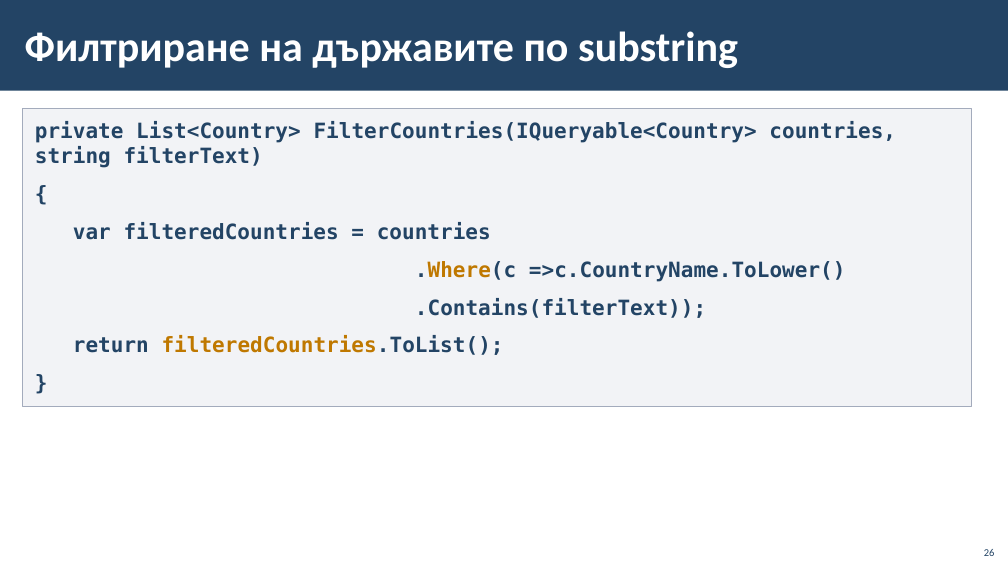
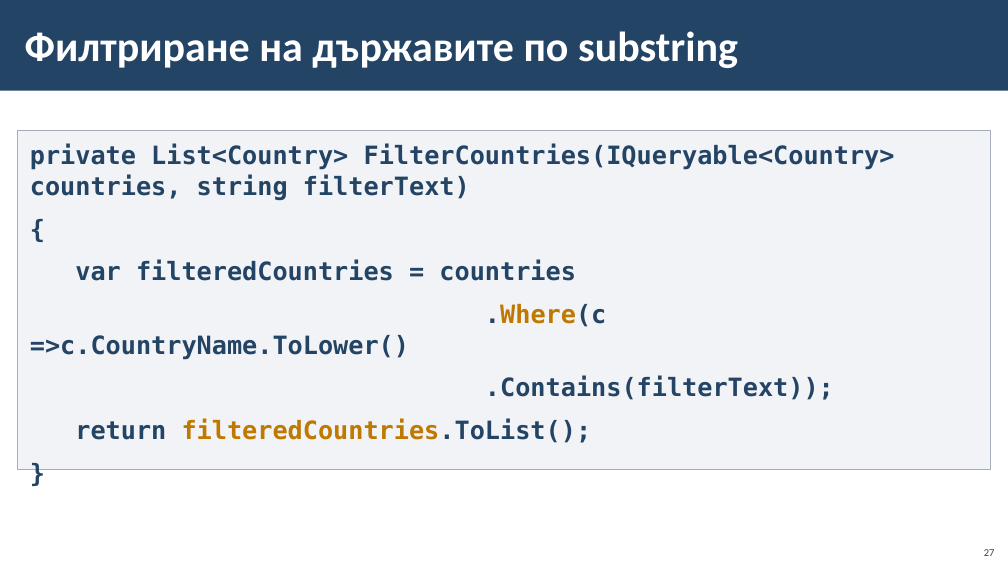
Before and after one commit to BG-IT-Edu/School-Programming, a slide deck: slide 27 of Courses/Software-Sciences/Module-4-Information-Systems-New/08-Navigation-between-Tables/08-Navigation-between-Tables.pptx (slide 26 before the commit). Drawn at 1008x567 pixels with LibreOffice and Linux fonts; fonts in the diff are those of the drawing; background and template pictures are left out. Boxes give left, top, right and bottom in pixels: in the first picture for what was removed or moved away, otherwise in the second. Text is boxed around its words. In the diff, an @@ line names an element or a change of style, - is before the commit and + after.

```diff
--- a/Courses/Software-Sciences/Module-4-Information-Systems-New/08-Navigation-between-Tables/08-Navigation-between-Tables.pptx
+++ b/Courses/Software-Sciences/Module-4-Information-Systems-New/08-Navigation-between-Tables/08-Navigation-between-Tables.pptx
@@ rectangle "private List<Country> FilterCountries(IQueryable<Country> co ...": place and size @@
-rectangle "private List<Country> FilterCountries(IQueryable<Country> co ..." at box(23, 109, 972, 407)
+rectangle "private List<Country> FilterCountries(IQueryable<Country> co ..." at box(18, 131, 991, 470)
@@ rectangle "private List<Country> FilterCountries(IQueryable<Country> co ..." at box(18, 131, 991, 470): size 20 to 24 pt @@
@@ page number at box(984, 549, 995, 556): text changed @@
-26
+27
```
Also in this commit, not shown: 2 other slides changed, 1 slide added.
